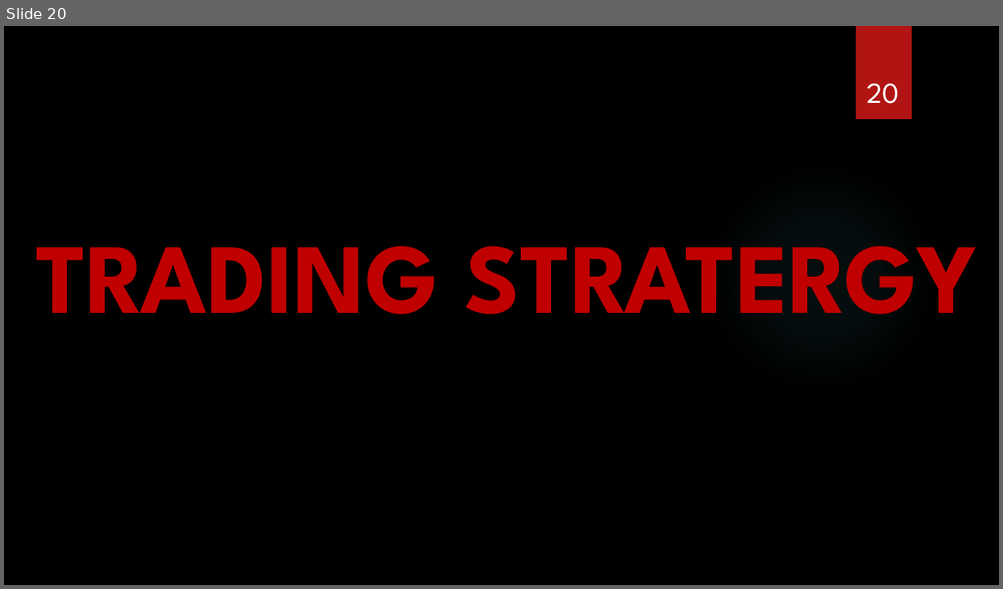
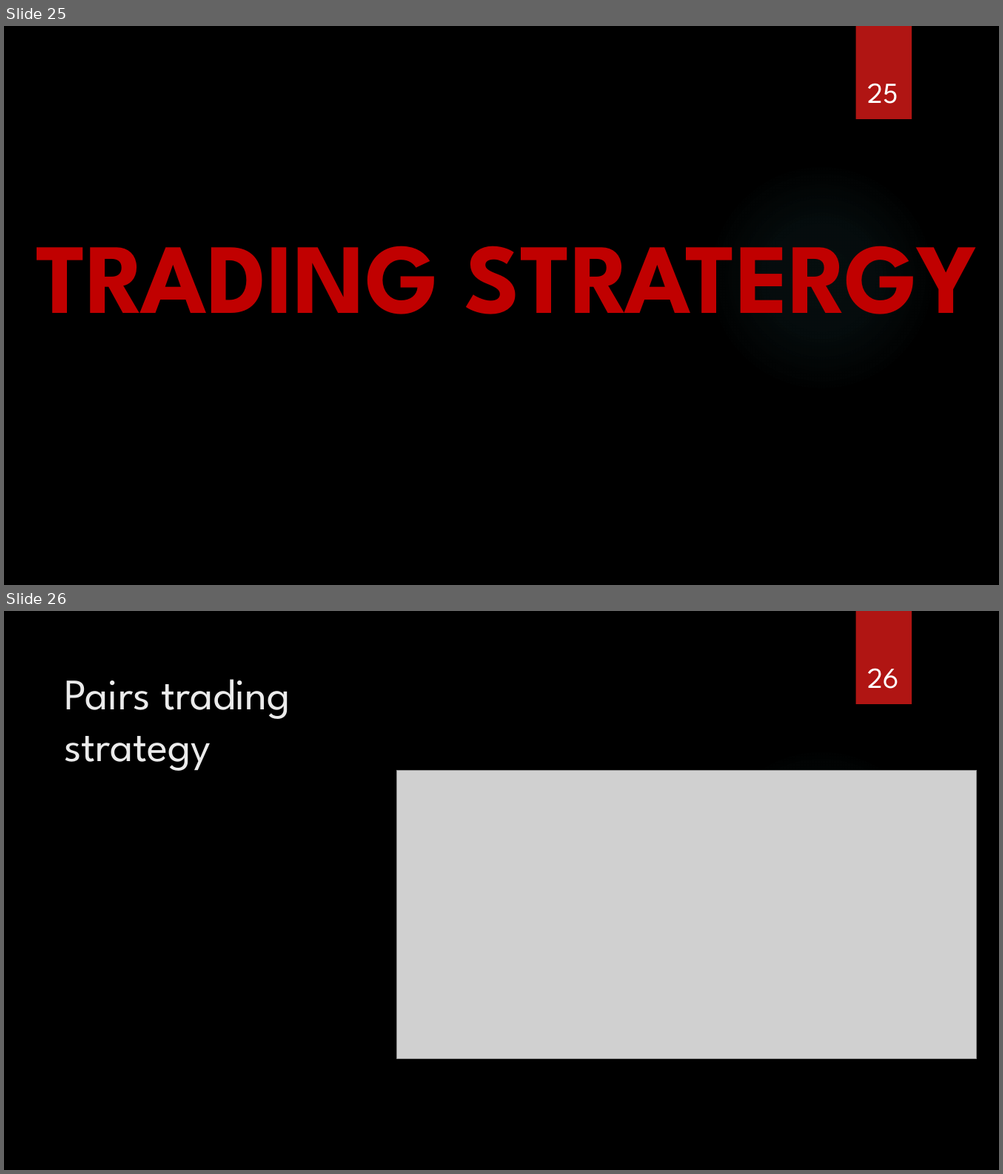
Before and after one commit to satwik2663/Machine-Learning-AMD-Stock-data-analysis-and-Trading-Strategies, a slide deck: Presentation_Final.pptx. Shown one above the other, each under a label of ours: slide 20 before the commit, slides 25 and 26 after it. The pictures are 1003x589 and 1003x1174 pixels, drawn with LibreOffice and Linux fonts; fonts in the diff are those of the drawing; grey boxes stand for pictures; background and template pictures are left out. Boxes give left, top, right and bottom in pixels: in the first picture for what was removed or moved away, otherwise in the second. Text is boxed around its words. In the diff, an @@ line names an element or a change of style, - is before the commit and + after.

```diff
--- a/Presentation_Final.pptx
+++ b/Presentation_Final.pptx
@@ slide 26 added at <box>4,611,999,1170</box>, background picture (left out); not listed: 2 template elements that a slide beside it also shows @@
@@ page number added at <box>867,668,899,689</box>, 28 pt, text #FFFFFF @@
+26
@@ title added at <box>65,679,290,771</box>, 42 pt, text #EBEBEB @@
+Pairs trading strategy
@@ picture added at <box>397,771,977,1059</box> @@
@@ what was slide 20 is now slide 25 @@
@@ page number at <box>867,83,898,104</box>: text changed @@
-20
+25
```
Also in this commit, not shown: 7 slides changed, 15 other slides added, 3 slides removed.
